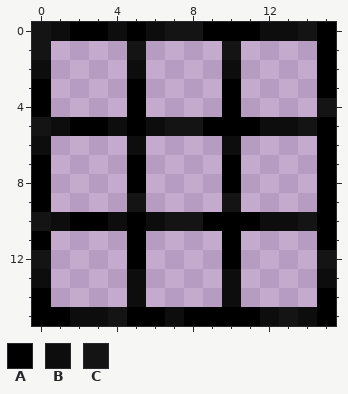
Two versions of one pixel-art sprite, textures/mybricks_pattern5.png. This is how it looked before the edit.
The file is 16x16 pixels. Colours within 5 levels of each other are drawn and written as one.
Palette (. is transparent): A #000000  B #0d0d0d  C #141414
Pixels before, first column x 0:
 0 CBAABABCCAAABBCA
 1 C....C....C....A
 2 B....B....B....A
 3 A....A....A....A
 4 A....A....A....C
 5 CBAABABCCAAABBCA
 6 B....B....B....A
 7 A....A....A....A
 8 A....A....A....A
 9 A....C....C....A
10 CBAABABCCAAABBCA
11 A....A....A....A
12 C....A....A....C
13 B....B....B....B
14 A....B....B....A
15 AABBCAABAAAABCBA
After:
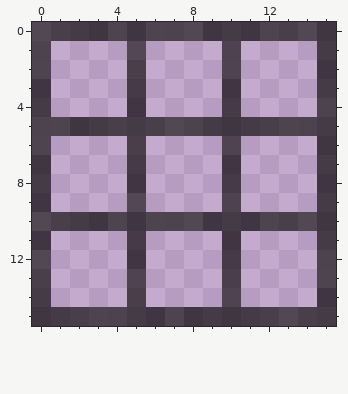
The exact change:
colour A: #000000 -> #000000a6
colour B: #0d0d0d -> #0d0d0da6
colour C: #141414 -> #141414a6
Where, in picture pixels (left, top, right, bottom), the same in both pictures:
changed: (32, 22, 336, 326)
